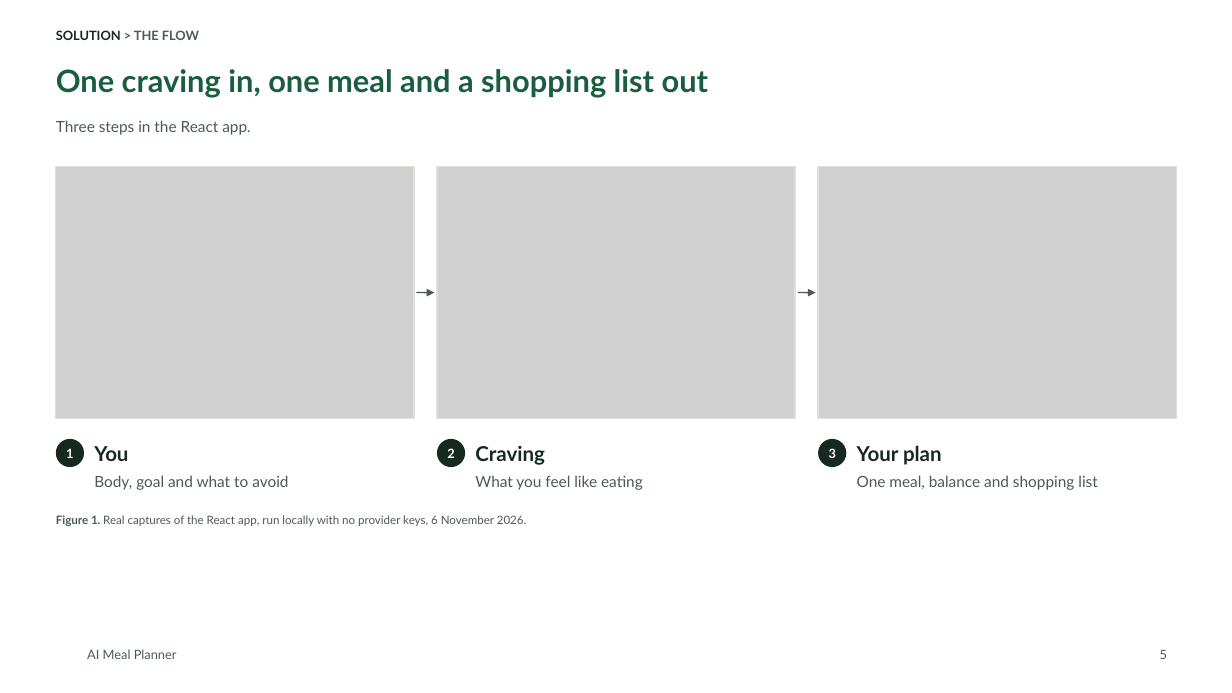
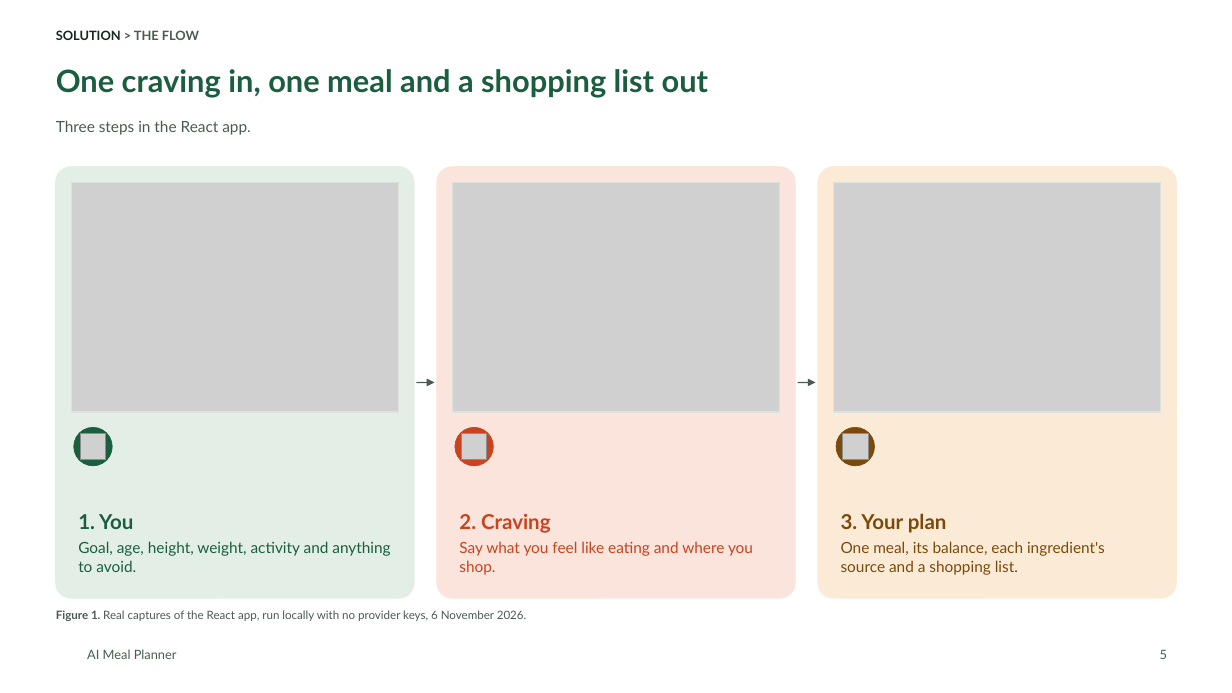
Before and after one commit to tuannm3812/ai-meal-planner, a slide deck: slide 5 of docs/showcase/ai-meal-planner-deck.pptx. Drawn at 1232x693 pixels with LibreOffice and Linux fonts; fonts in the diff are those of the drawing; grey boxes stand for pictures; background and template pictures are left out. Boxes give left, top, right and bottom in pixels: in the first picture for what was removed or moved away, otherwise in the second. Text is boxed around its words. In the diff, an @@ line names an element or a change of style, - is before the commit and + after.

```diff
--- a/docs/showcase/ai-meal-planner-deck.pptx
+++ b/docs/showcase/ai-meal-planner-deck.pptx
@@ rounded rectangle added at bbox=[55, 167, 414, 599], fill #E3EFE6, outline #E3EFE6 1 pt, 12 pt, text #1B5E3F @@
+1. You
+Goal, age, height, weight, activity and anything to avoid.
@@ rounded rectangle added at bbox=[437, 167, 796, 599], fill #FBE4DC, outline #FBE4DC 1 pt, 12 pt, text #C8431F @@
+2. Craving
+Say what you feel like eating and where you shop.
@@ rounded rectangle added at bbox=[818, 167, 1177, 599], fill #FBEBD6, outline #FBEBD6 1 pt, 12 pt, text #7A4A0C @@
+3. Your plan
+One meal, its balance, each ingredient's source and a shopping list.
@@ picture: place and size @@
-picture at bbox=[55, 167, 414, 419]
+picture at bbox=[71, 182, 398, 412]
@@ rectangle: place and size @@
-rectangle at bbox=[55, 167, 414, 419]
+rectangle at bbox=[71, 182, 398, 412]
@@ picture: place and size @@
-picture at bbox=[437, 167, 796, 419]
+picture at bbox=[453, 182, 780, 412]
@@ rectangle: place and size @@
-rectangle at bbox=[437, 167, 796, 419]
+rectangle at bbox=[453, 182, 780, 412]
@@ picture: place and size @@
-picture at bbox=[818, 167, 1177, 419]
+picture at bbox=[834, 182, 1161, 412]
@@ rectangle: place and size @@
-rectangle at bbox=[818, 167, 1177, 419]
+rectangle at bbox=[834, 182, 1161, 412]
@@ arrow moved from (417, 293) - (434, 293) to (417, 383) - (434, 383) @@
@@ arrow moved from (798, 293) - (816, 293) to (798, 383) - (816, 383) @@
@@ ellipse removed at bbox=[55, 439, 84, 468] @@
-1
@@ ellipse added at bbox=[74, 427, 113, 466], fill #1B5E3F, outline #1B5E3F 0.5 pt @@
@@ picture added at bbox=[80, 434, 106, 460] @@
@@ text removed at bbox=[94, 446, 128, 461] @@
-You
@@ ellipse removed at bbox=[437, 439, 466, 468] @@
-2
@@ ellipse added at bbox=[455, 427, 494, 466], fill #C8431F, outline #C8431F 0.5 pt @@
@@ picture added at bbox=[461, 434, 487, 460] @@
@@ text removed at bbox=[475, 446, 544, 465] @@
-Craving
@@ ellipse removed at bbox=[818, 439, 847, 468] @@
-3
@@ ellipse added at bbox=[836, 427, 875, 466], fill #7A4A0C, outline #7A4A0C 0.5 pt @@
@@ picture added at bbox=[843, 434, 869, 460] @@
@@ text removed at bbox=[857, 445, 942, 465] @@
-Your plan
@@ text removed at bbox=[94, 475, 288, 490] @@
-Body, goal and what to avoid
@@ text removed at bbox=[475, 475, 643, 490] @@
-What you feel like eating
@@ text removed at bbox=[857, 475, 1097, 490] @@
-One meal, balance and shopping list
@@ text "Figure 1. Real captures of ...": place and size @@
-text "Figure 1. Real captures of ..." at bbox=[56, 515, 527, 526]
+text "Figure 1. Real captures of ..." at bbox=[56, 610, 527, 621]
```
Also in this commit, not shown: 2 other slides changed, 24 other files.
